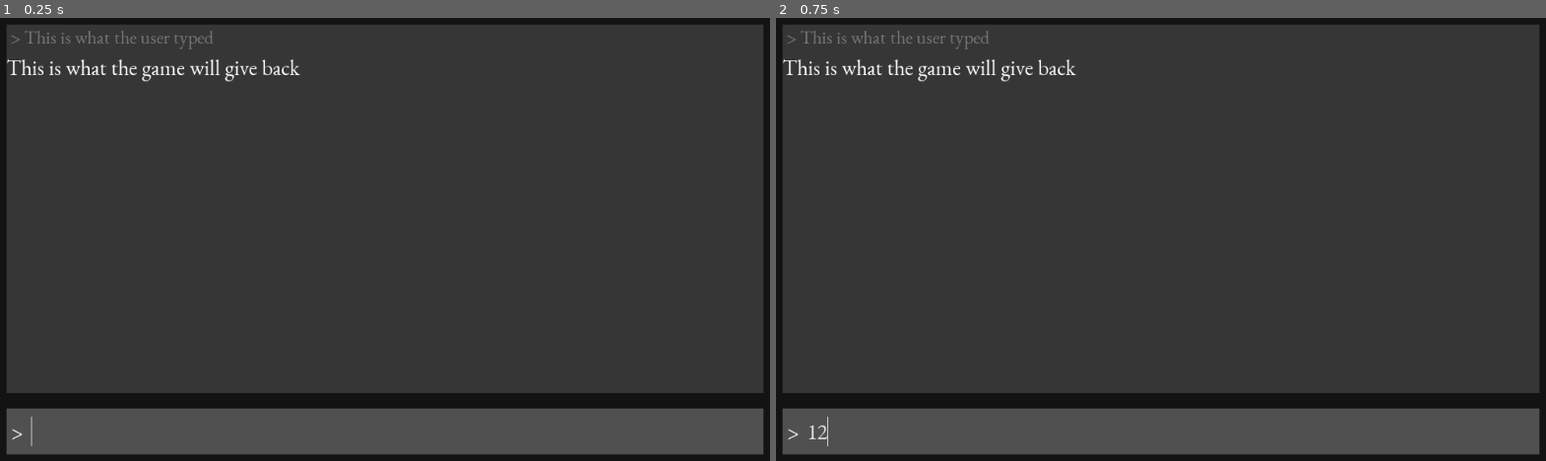
Above: before the commit, frames 1-2 (left to right).
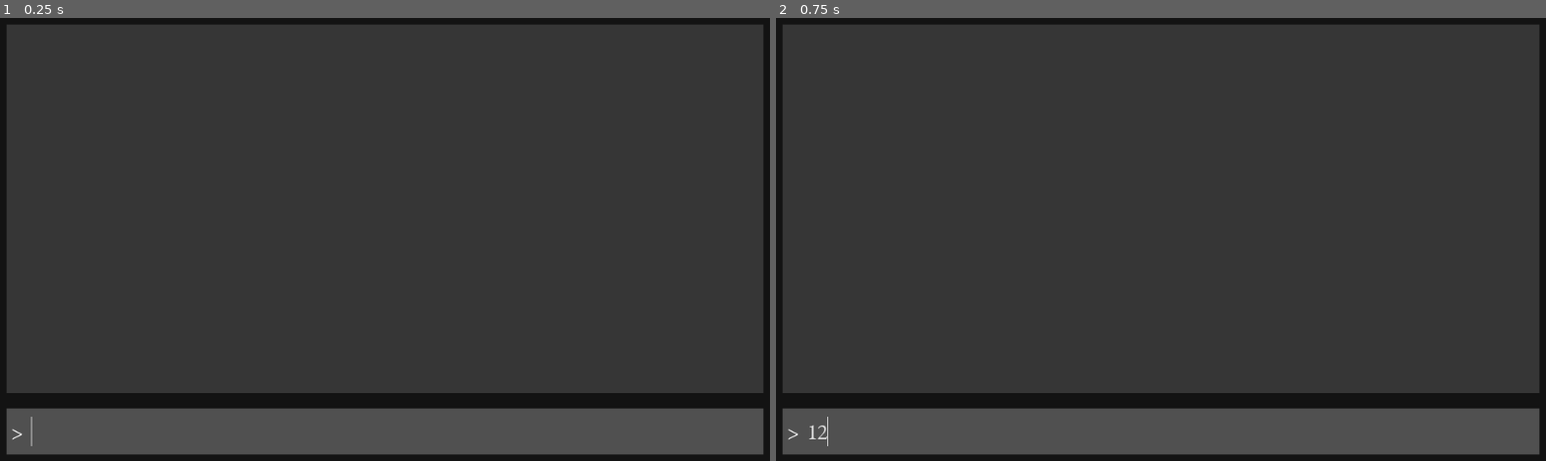
Above: after the commit, the same moments.

Repository: philipuriarte/Godot-Retro-Text-Adventure-Tutorial
Game: Godot game, scene res://scenes/game.tscn
The game is run twice, just before and just after one commit, with the same random seed, the same clock (stepped at 60 frames per second) and the same inputs.
Inputs (mouse positions are in pixels of both pictures, inside the frame that each line leads up to):
- Up to frame 1 (0.25 s): no input
- Up to frame 2 (0.75 s): click (1176, 429) at 0.52 s; type "12" at 0.6 s

The runs differ from the first frame. In frame 1, 0.6% of the frame differs, in the area x 0-40%, y 2-15%; in frame 2, 0.6%.

Commit message:
Delete InputResponse node in game

Diff:
--- a/scenes/game.tscn
+++ b/scenes/game.tscn
@@ -1,9 +1,8 @@
-[gd_scene load_steps=10 format=2]
+[gd_scene load_steps=9 format=2]
 
 [ext_resource path="res://logic/input.gd" type="Script" id=1]
 [ext_resource path="res://fonts/eb_garamond_28.tres" type="DynamicFont" id=2]
 [ext_resource path="res://logic/game.gd" type="Script" id=3]
-[ext_resource path="res://fonts/eb_garamond_24.tres" type="DynamicFont" id=4]
 
 [sub_resource type="StyleBoxFlat" id=1]
 bg_color = Color( 0.0784314, 0.0784314, 0.0784314, 1 )
@@ -60,24 +59,6 @@
 size_flags_horizontal = 3
 size_flags_vertical = 3
 
-[node name="InputResponse" type="VBoxContainer" parent="Background/MarginContainer/Rows/GameInfo/ScrollContainer/HistoryRows"]
-margin_right = 984.0
-margin_bottom = 75.0
-
-[node name="InputHistory" type="Label" parent="Background/MarginContainer/Rows/GameInfo/ScrollContainer/HistoryRows/InputResponse"]
-margin_right = 984.0
-margin_bottom = 33.0
-custom_colors/font_color = Color( 0.631373, 0.631373, 0.631373, 0.631373 )
-custom_fonts/font = ExtResource( 4 )
-text = " > This is what the user typed"
-
-[node name="Response" type="Label" parent="Background/MarginContainer/Rows/GameInfo/ScrollContainer/HistoryRows/InputResponse"]
-margin_top = 37.0
-margin_right = 984.0
-margin_bottom = 75.0
-custom_fonts/font = ExtResource( 2 )
-text = "This is what the game will give back"
-
 [node name="InputArea" type="PanelContainer" parent="Background/MarginContainer/Rows"]
 margin_top = 500.0
 margin_right = 984.0
